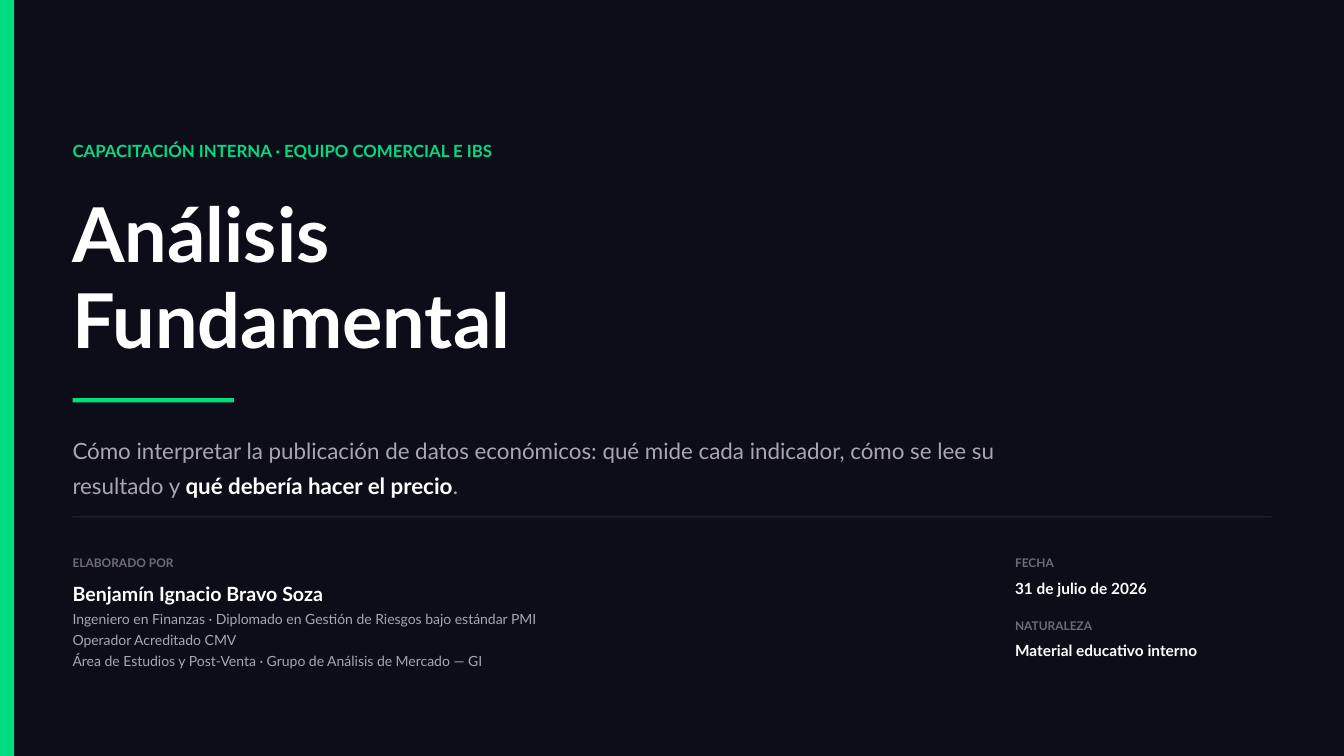
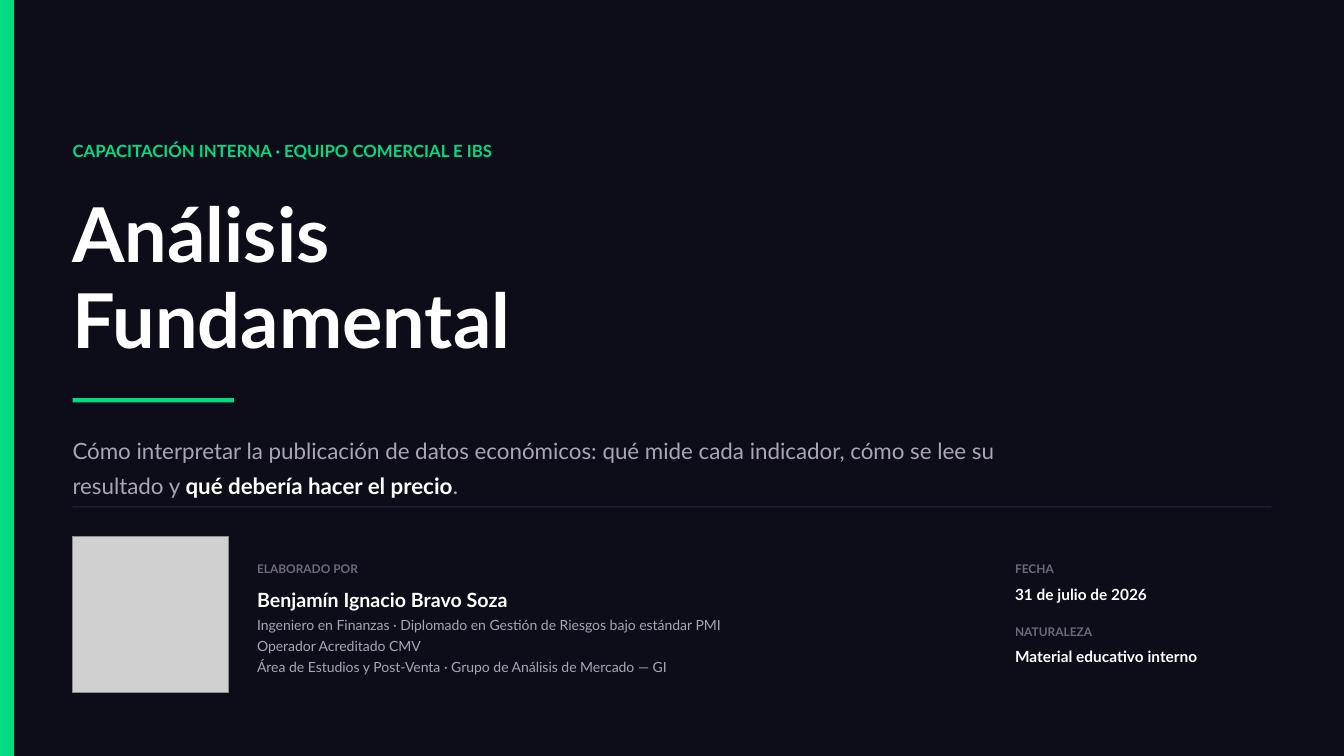
Before and after one commit to ramaDben/grupo-analisis-mercado, a slide deck: slide 1 of docs/capacitacion/Analisis Fundamental - Capacitacion GI.pptx. Drawn at 1344x756 pixels with LibreOffice and Linux fonts; fonts in the diff are those of the drawing; grey boxes stand for pictures. Boxes give left, top, right and bottom in pixels: in the first picture for what was removed or moved away, otherwise in the second. Text is boxed around its words. In the diff, an @@ line names an element or a change of style, - is before the commit and + after.

```diff
--- a/docs/capacitacion/Analisis Fundamental - Capacitacion GI.pptx
+++ b/docs/capacitacion/Analisis Fundamental - Capacitacion GI.pptx
@@ rectangle: place and size @@
-rectangle at [73, 516, 1271, 517]
+rectangle at [73, 506, 1271, 507]
@@ picture added at [73, 536, 229, 693] @@
@@ 5 texts: place and size @@
-5 texts at [73, 558, 536, 669]
+5 texts at [257, 564, 721, 675]
@@ 4 texts: place and size @@
-4 texts at [1015, 558, 1198, 656]
+4 texts at [1015, 564, 1198, 662]
```
Also in this commit, not shown: 1 other slide changed, 2 other files.
